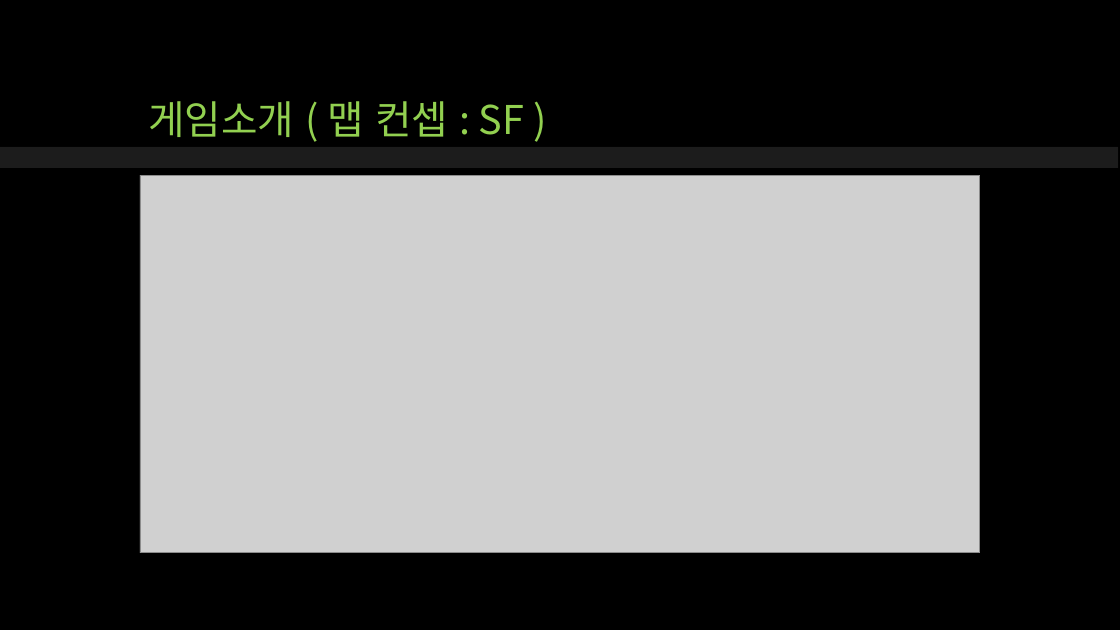
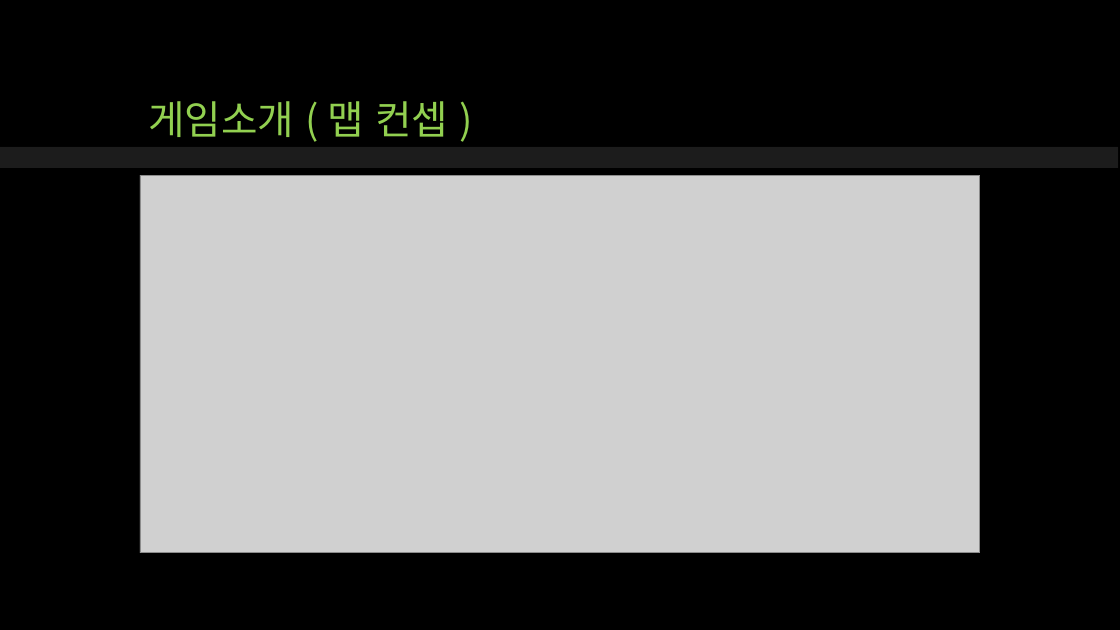
Before and after one commit to qwert830/SP, a slide deck: slide 7 of 기획/UTB_Unknown_Team_Battle.pptx. Drawn at 1120x630 pixels with LibreOffice and Linux fonts; fonts in the diff are those of the drawing; grey boxes stand for pictures. Boxes give left, top, right and bottom in pixels: in the first picture for what was removed or moved away, otherwise in the second. Text is boxed around its words. In the diff, an @@ line names an element or a change of style, - is before the commit and + after.

Commit message:
발표자료 수정(제목 맵 컨셉:SF -> 맵 컨셉)

```diff
--- a/기획/UTB_Unknown_Team_Battle.pptx
+++ b/기획/UTB_Unknown_Team_Battle.pptx
@@ title at bbox=[148, 101, 448, 137]: text changed @@
-게임소개 ( 맵 컨셉 : SF )
+게임소개 ( 맵 컨셉 )
```
Also in this commit, not shown: 1 other slide changed.
